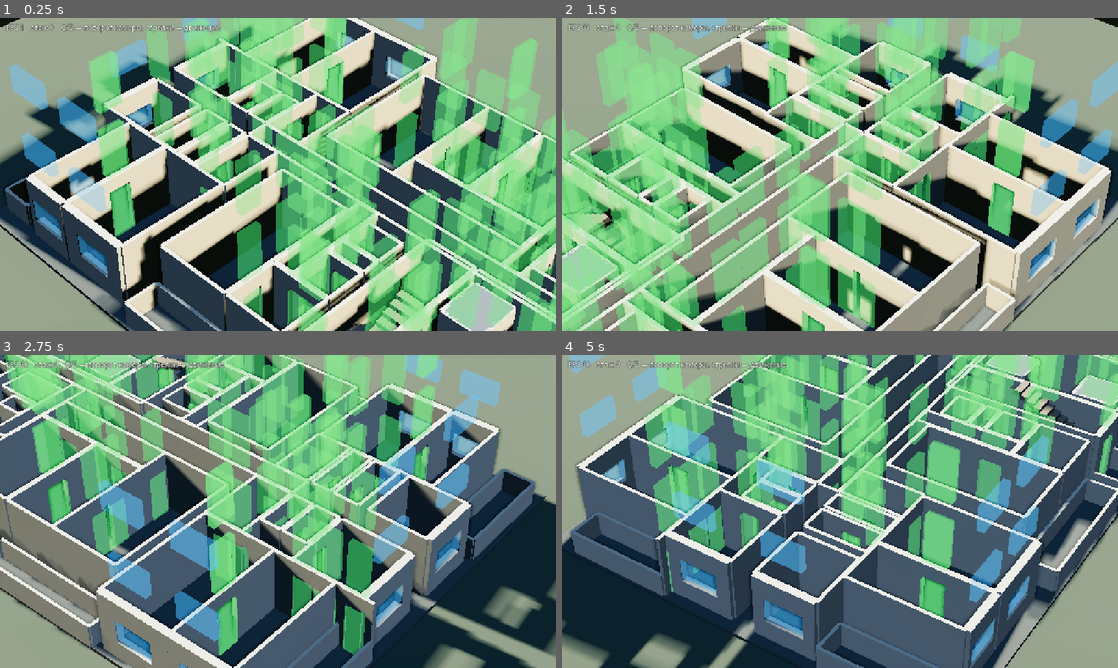
Above: before the commit, frames 1-4 (two rows, left to right).
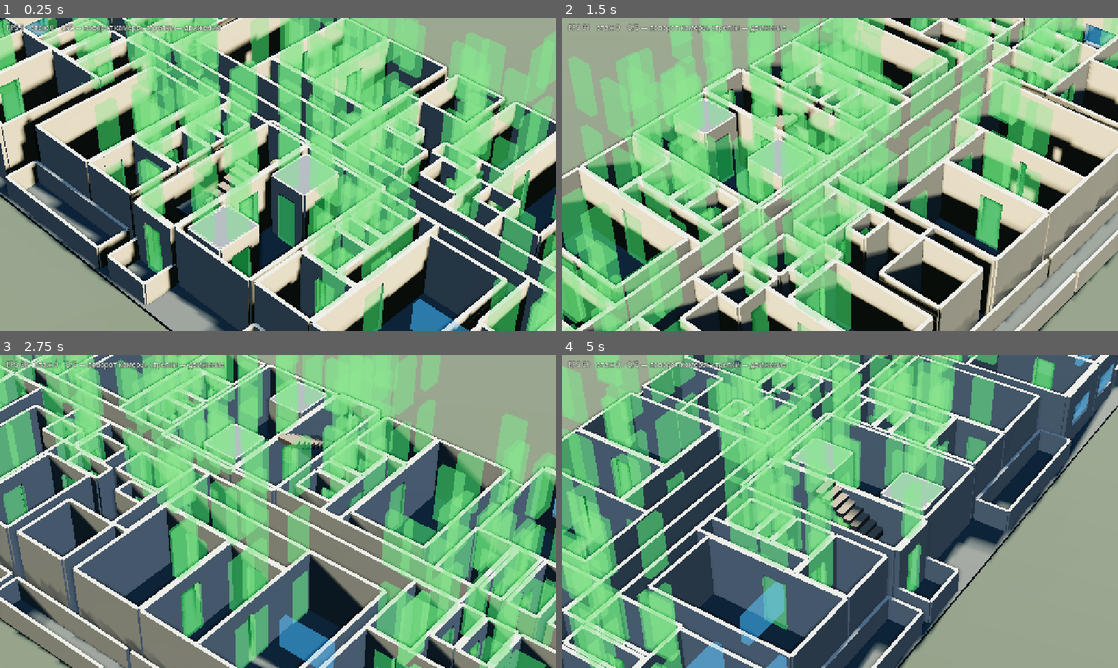
Above: after the commit, the same moments.

Repository: SashkoSoft/Godot_skilled
Game: Godot game, scene res://main.tscn
Two runs of this game, one before a commit and one after it. Both use one fixed random seed, a clock stepped at 60 frames per second and the inputs below.
Inputs:
- Up to frame 1 (0.25 s): no input
- Up to frame 2 (1.5 s): hold Right (ui_right) 0.53-1.28 s; hold Q 0.53-1.28 s; hold Down (ui_down) from 1.28 s (still down); tap E at 1.35 s
- Up to frame 3 (2.75 s): release Down (ui_down) at 2.03 s; hold Right (ui_right) from 2.03 s (still down); hold Q from 2.03 s (still down)
- Up to frame 4 (5 s): release Right (ui_right) at 2.78 s; release Q at 2.78 s; hold Up (ui_up) 2.78-3.53 s; tap E at 2.85, 4.35 s; hold Q 3.53-4.28 s; hold Left (ui_left) from 3.53 s (still down)

The runs differ from the first frame. In frame 1, 82% of the frame differs, in the area x 0-100%, y 0-100%; in frame 2, 78%; in frame 3, 80%; in frame 4, 84%.

Commit message:
Старт игрока — на лестничной клетке нового ядра

Diff:
--- a/game/main.gd
+++ b/game/main.gd
@@ -25,7 +25,7 @@
 var _cam_dist: float = 0.0
 var _marks := true
 var _plan_view := false
-var _spawn := Vector2(-10.6, 0.0)
+var _spawn := Vector2(-1.6, 1.2)   ## лестничная клетка
 var _walk_test := false
 var _walk_route := "stairs"
 var _route: Array[Vector3] = []
